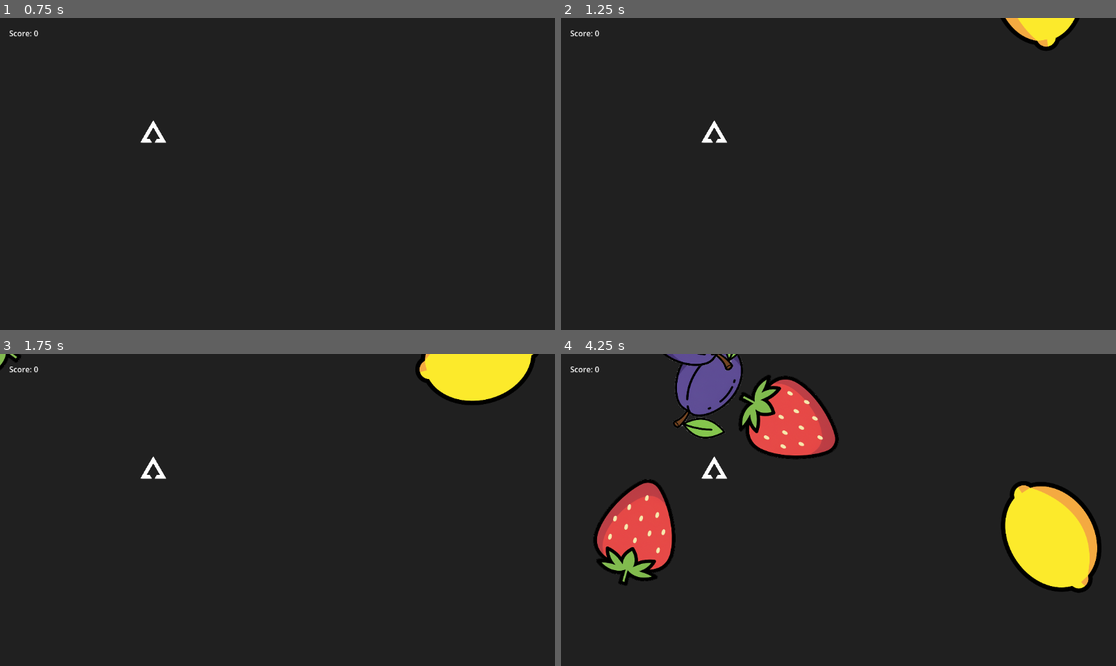
Above: before the commit, frames 1-4 (two rows, left to right).
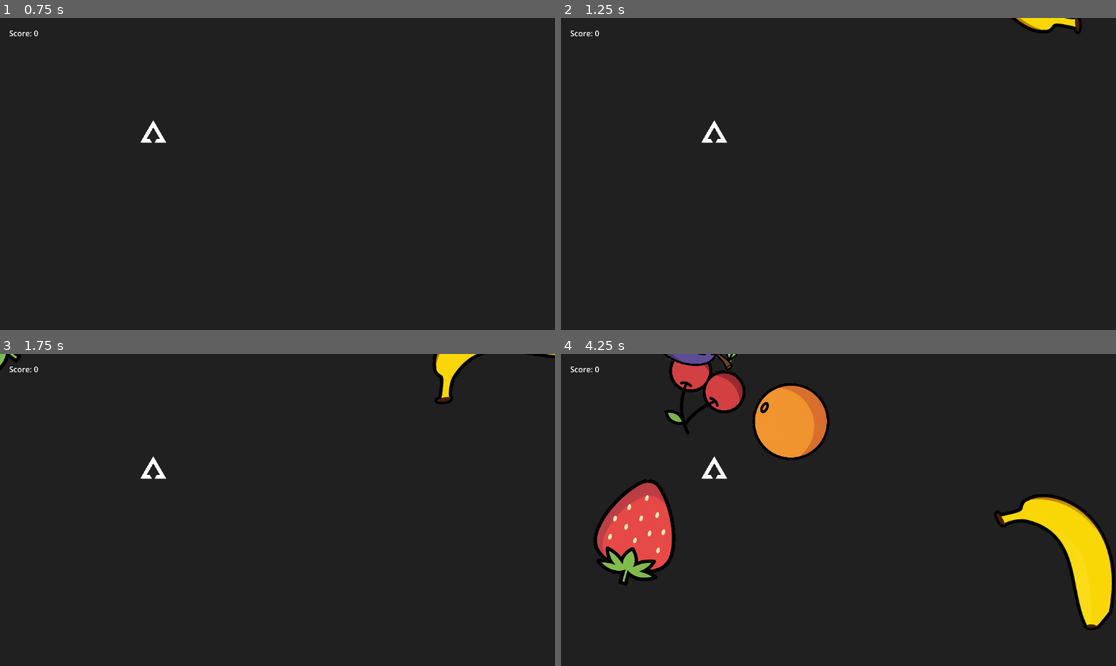
Above: after the commit, the same moments.

Repository: TheVelvetShadow/LemonInvasion
Game: Godot game, scene res://Scenes/main.tscn
The game is run twice, just before and just after one commit, with the same random seed, the same clock (stepped at 60 frames per second) and the same inputs.
Inputs:
- Up to frame 1 (0.75 s): tap Enter at 0.5 s
- Up to frame 2 (1.25 s): no input
- Up to frame 3 (1.75 s): no input
- Up to frame 4 (4.25 s): no input

Frame 1 is identical in both runs. In frame 2, 1.0% of the frame differs, in the area x 79-94%, y 0-11%; in frame 3, 2.8%; in frame 4, 12%, in the area x 18-100%, y 0-89%.

Commit message:
added cherry to spawner

Diff:
--- /dev/null
+++ b/Scenes/fruit/cherry.tscn
@@ -0,0 +1,20 @@
+[gd_scene format=3 uid="uid://c0ko5i6krvloy"]
+
+[ext_resource type="Script" uid="uid://cdmtnpck5ibvy" path="res://Scripts/cherry.gd" id="1_evmav"]
+[ext_resource type="Texture2D" uid="uid://b05o6numhbp8p" path="res://Sprites/Transparent Cherries.png" id="2_jors4"]
+
+[node name="Cherry" type="Area2D" unique_id=815745286]
+scale = Vector2(0.5, 0.5)
+script = ExtResource("1_evmav")
+
+[node name="Sprite2D" type="Sprite2D" parent="." unique_id=1274068631]
+
+[node name="CollisionShape2D" type="CollisionPolygon2D" parent="." unique_id=891289907]
+position = Vector2(-122, 94)
+scale = Vector2(0.99999976, 0.99999976)
+polygon = PackedVector2Array(16.000008, 2, 60.000015, -2, 100.00002, -28.000008, 120.00003, -70.000015, 132.00003, -34.000008, 168.00005, -6, 224.00006, 6, 284.00006, -8, 320.00006, -56.000015, 338.00006, -118.00003, 288.00006, -196.00005, 206.00006, -218.00006, 148.00003, -326.0001, 220.00006, -356.0001, 174.00005, -386.0001, 110.00003, -366.0001, 64.000015, -392.0001, 60.000015, -378.0001, 88.00002, -354.0001, 84.00002, -292.00006, 48.000015, -216.00006, -10, -218.00006, -60.000015, -194.00005, -86.000015, -148.00003, -96.000015, -102.00002, -88.000015, -56.000015, -46.000015, -12, -2, 4, 2, 0, 2, 0, 6, 4)
+
+[node name="Cherries" type="Sprite2D" parent="." unique_id=17594581]
+position = Vector2(7.6293945e-06, -104)
+scale = Vector2(0.6381295, 0.63812953)
+texture = ExtResource("2_jors4")
--- a/Scenes/main.tscn
+++ b/Scenes/main.tscn
@@ -11,6 +11,7 @@
 [ext_resource type="PackedScene" uid="uid://diqpy0brjf5mo" path="res://Scenes/fruit/banana.tscn" id="8_banana"]
 [ext_resource type="PackedScene" uid="uid://bjg34p2expkoc" path="res://Scenes/fruit/orange.tscn" id="8_hptm8"]
 [ext_resource type="PackedScene" uid="uid://b3ixa2nh2c55s" path="res://Scenes/fruit/plum.tscn" id="9_d1ilt"]
+[ext_resource type="PackedScene" uid="uid://c0ko5i6krvloy" path="res://Scenes/fruit/cherry.tscn" id="10_6iyac"]
 
 [sub_resource type="Curve2D" id="Curve2D_8gbba"]
 _data = {
@@ -50,7 +51,7 @@
 
 [node name="FruitSpawner" type="Node2D" parent="." unique_id=2001000001]
 script = ExtResource("7_spawner")
-fruit_scenes = Array[PackedScene]([ExtResource("4_jjvhh"), ExtResource("8_banana"), ExtResource("7_ynf5e"), ExtResource("8_hptm8"), ExtResource("9_d1ilt")])
+fruit_scenes = Array[PackedScene]([ExtResource("4_jjvhh"), ExtResource("8_banana"), ExtResource("7_ynf5e"), ExtResource("8_hptm8"), ExtResource("9_d1ilt"), ExtResource("10_6iyac")])
 
 [node name="SpawnPath" type="Path2D" parent="FruitSpawner" unique_id=1418251808]
 position = Vector2(-44.2164, 27.492188)
--- /dev/null
+++ b/Scripts/cherry.gd
@@ -0,0 +1,11 @@
+extends Fruit
+
+class_name Cherry
+
+func _ready() -> void:
+	fruit_colour = Color("f06e69ff")
+	tier_scale  = [0.4, 0.28, 0.18, 0.11]
+	tier_speed  = [190.0, 210.0, 230.0, 270.0]
+	tier_hp     = [3, 3, 3, 3]
+	tier_points = [10, 20, 50, 75]
+	super()
Not shown, added: Scripts/cherry.gd.uid
Binary file added: Sprites/Cherries.png
Not shown, added: Sprites/Cherries.png.import
Binary file changed: Sprites/Transparent Cherries.png
